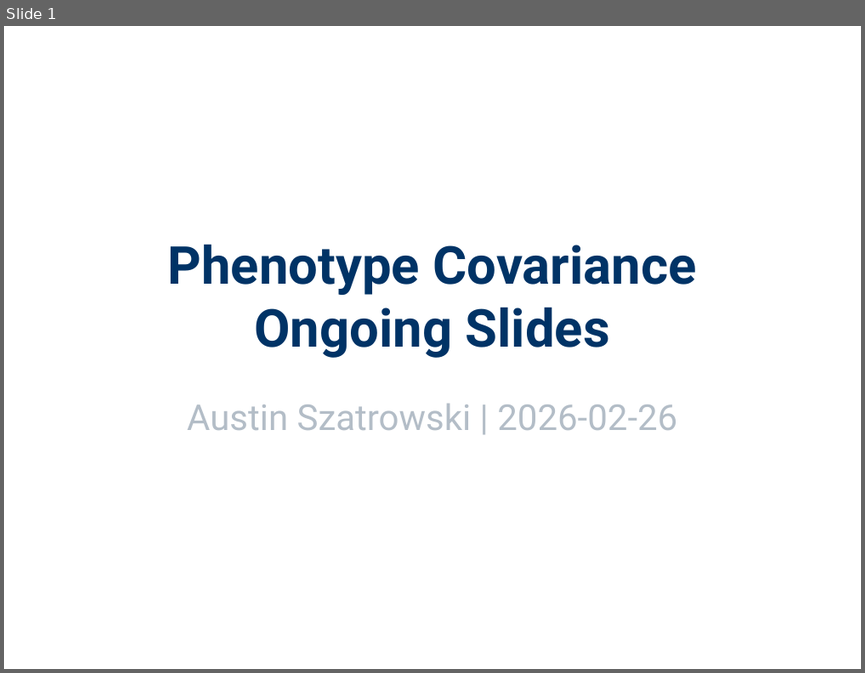
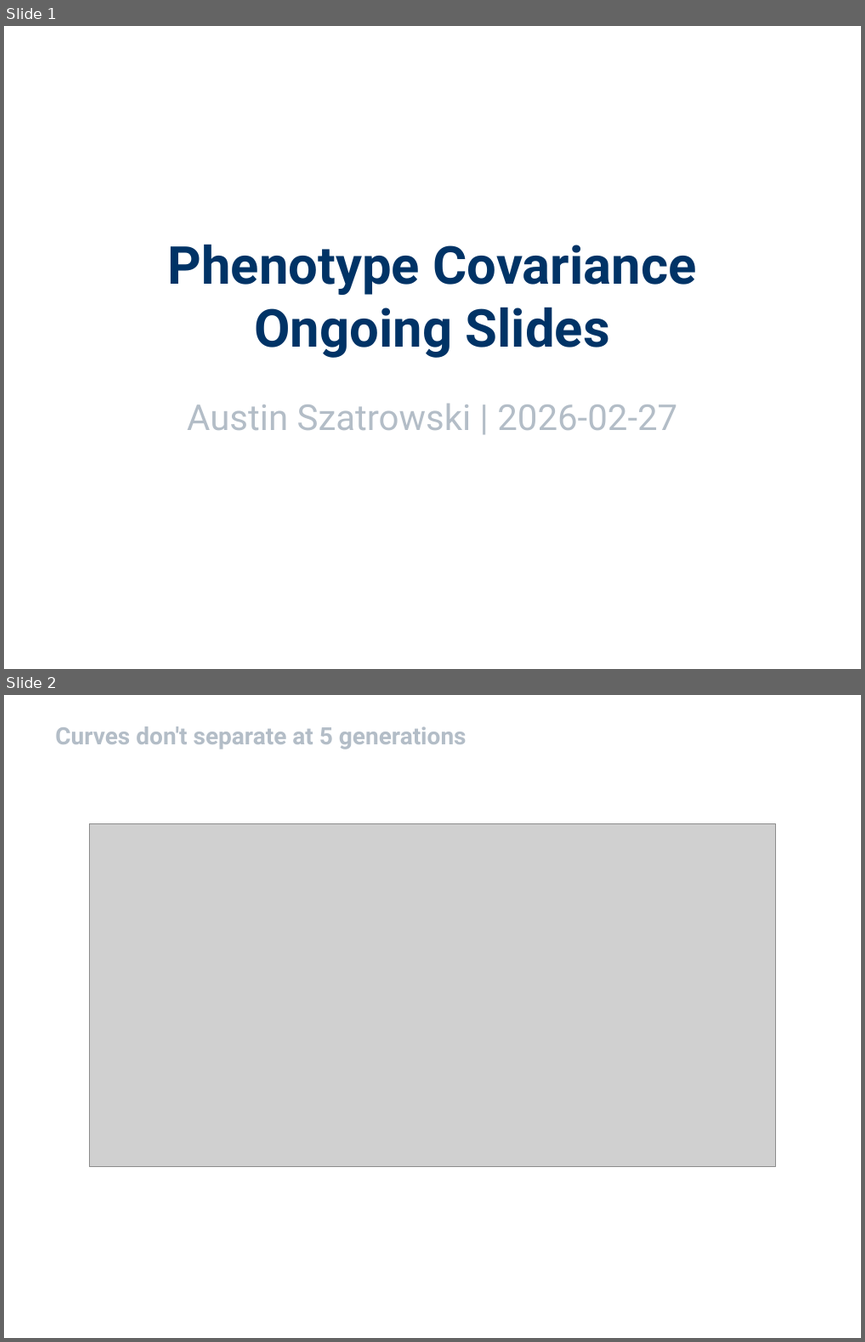
Before and after one commit to aszatrowski/glitch-matrix-alts, a slide deck: export/results.pptx. Shown one above the other, each under a label of ours: slide 1 before the commit, slides 1 and 2 after it. The pictures are 865x673 and 865x1342 pixels, drawn with LibreOffice and Linux fonts; fonts in the diff are those of the drawing; grey boxes stand for pictures. Boxes give left, top, right and bottom in pixels: in the first picture for what was removed or moved away, otherwise in the second. Text is boxed around its words. In the diff, an @@ line names an element or a change of style, - is before the commit and + after.

```diff
--- a/export/results.pptx
+++ b/export/results.pptx
@@ slide 2 added at (4, 695, 861, 1338), background #FFFFFF @@
@@ text added at (55, 726, 466, 749), 20 pt, text #B3BDC7, bold @@
+Curves don't separate at 5 generations
@@ picture added at (90, 823, 775, 1166) @@
@@ slide 1 changed as well @@
@@ subtitle at (187, 403, 677, 430): text changed @@
-Austin Szatrowski | 2026-02-26
+Austin Szatrowski | 2026-02-27
```
Also in this commit, not shown: 2 other slides added, 1 slide removed, 4 other files.
